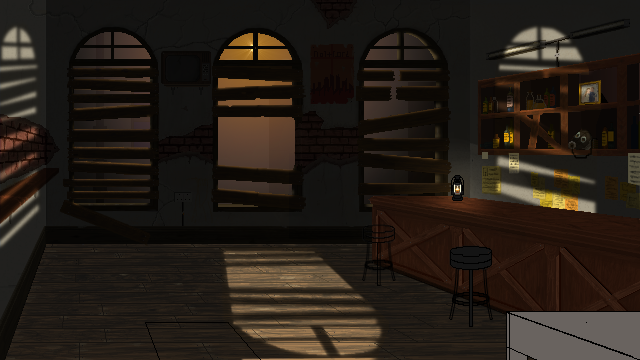
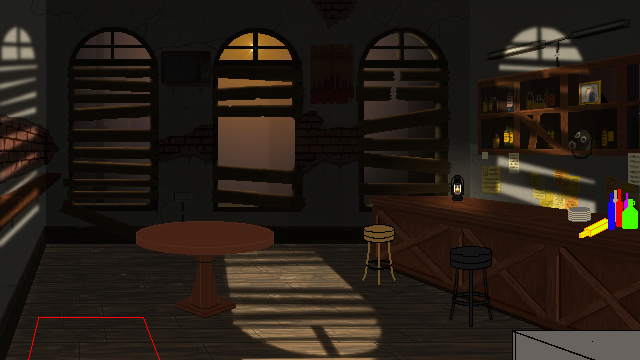
Comparing the layer stacks of the two 640 x 360 images. Changes:
moved "doorway" above "light guide", painted on it over (28, 317, 261, 360)
added layer "tableshadow" (42%) above "tables" over (136, 221, 274, 318)
added layer "tables" above "Stools" over (136, 221, 274, 318)
painted on "Stools" over (362, 224, 492, 319)
painted on "table foreground" over (506, 276, 640, 360)
painted on "stuff on bar" over (568, 189, 638, 238)
painted on "shelf/bar" over (0, 168, 61, 312)
painted on "Outside Light Glow" over (214, 203, 274, 255)
